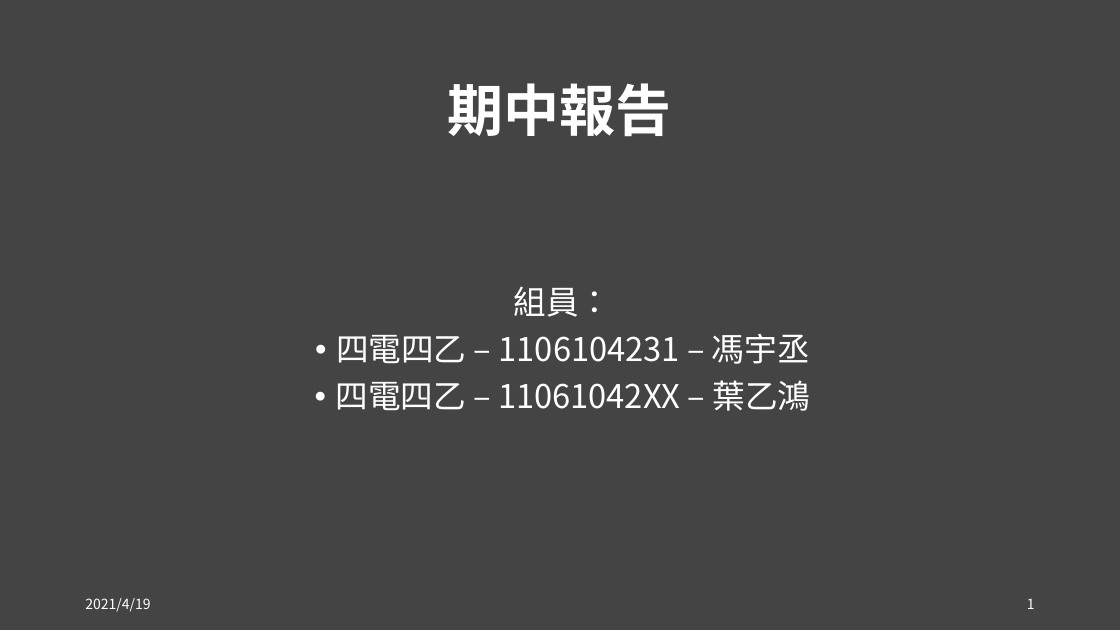
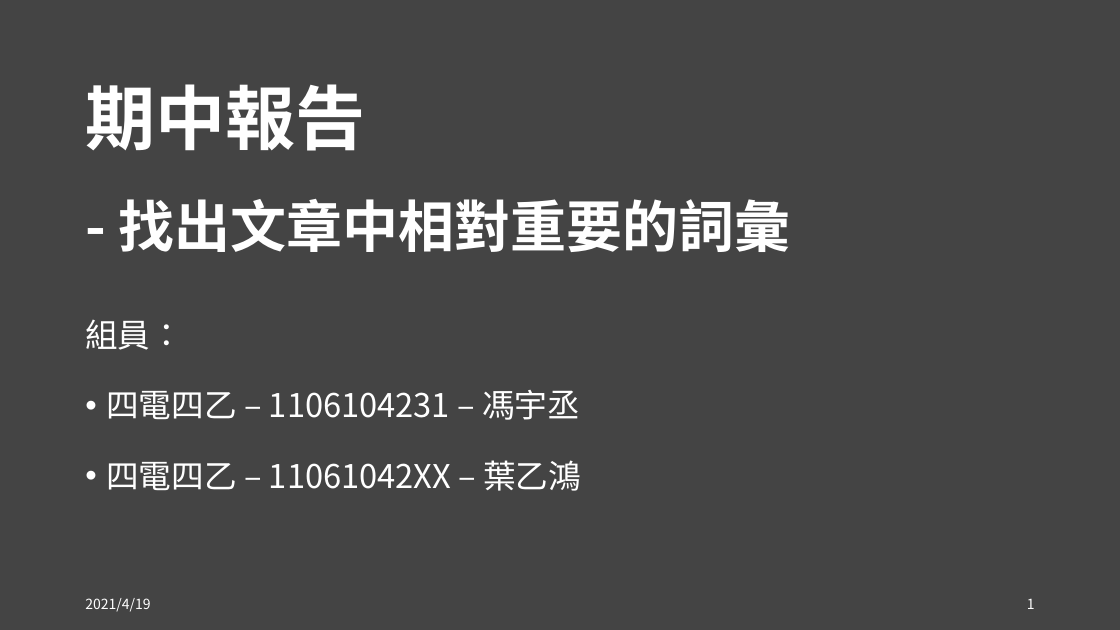
Before and after one commit to YuCheng21/nkust-data-science, a slide deck: slide 1 of Mid-Project/Mid-Project.pptx. Drawn at 1120x630 pixels with LibreOffice and Linux fonts; fonts in the diff are those of the drawing. Boxes give left, top, right and bottom in pixels: in the first picture for what was removed or moved away, otherwise in the second. Text is boxed around its words. In the diff, an @@ line names an element or a change of style, - is before the commit and + after.

```diff
--- a/Mid-Project/Mid-Project.pptx
+++ b/Mid-Project/Mid-Project.pptx
@@ title at (x1=85, y1=84, x2=791, y2=252): text changed @@
-期中報告
+期中報告
+- 找出文章中相對重要的詞彙
@@ text "組員：" moved from (x1=336, y1=286, x2=810, y2=411) to (x1=85, y1=319, x2=581, y2=491) @@
@@ text "組員：" at (x1=85, y1=319, x2=581, y2=491): alignment centre to left; line spacing 0.9 to 1.5 @@
```
Also in this commit, not shown: 2 other slides changed, 1 slide removed.
